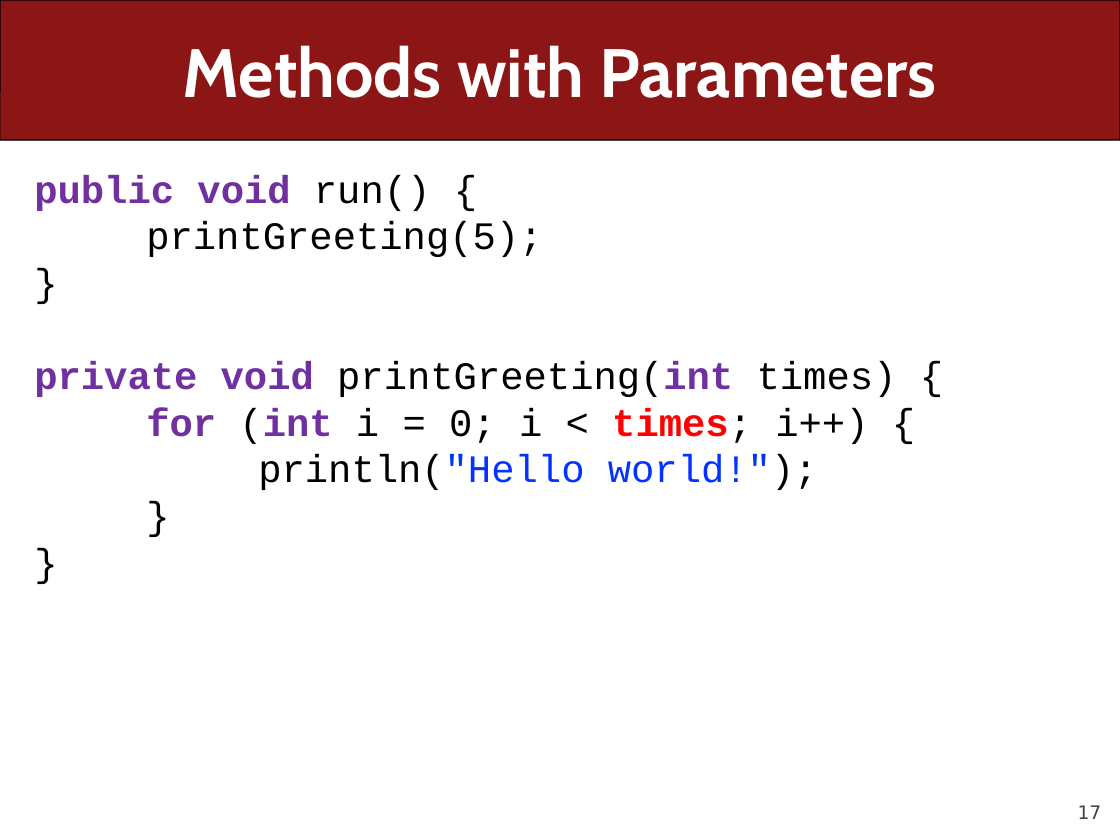
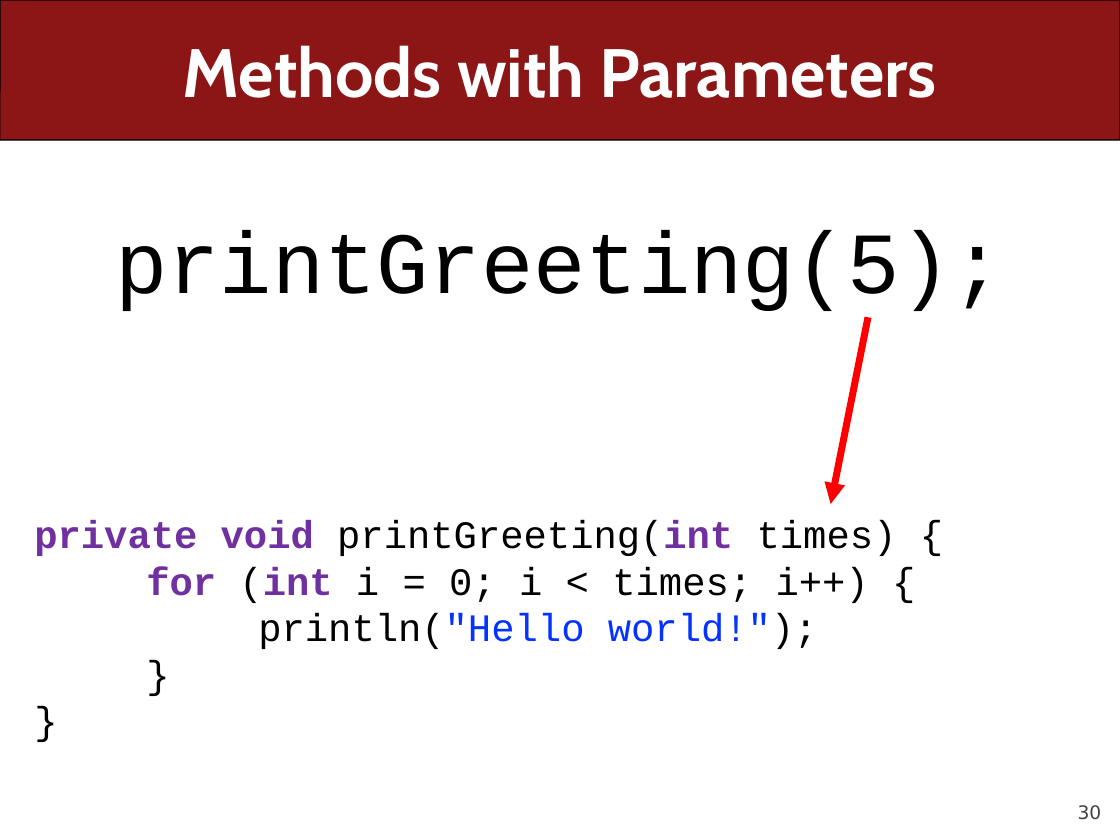
Before and after one commit to ckincaid17/cs106a-summer-2018, a slide deck: slide 30 of WWW/lectures/Lecture7/Lecture7.pptx (slide 17 before the commit). Drawn at 1120x840 pixels with LibreOffice and Linux fonts; fonts in the diff are those of the drawing. Boxes give left, top, right and bottom in pixels: in the first picture for what was removed or moved away, otherwise in the second. Text is boxed around its words. In the diff, an @@ line names an element or a change of style, - is before the commit and + after.

```diff
--- a/WWW/lectures/Lecture7/Lecture7.pptx
+++ b/WWW/lectures/Lecture7/Lecture7.pptx
@@ text at [34,175,542,257]: paragraphs removed @@
-public void run() {
-printGreeting(5);
-}
@@ text added at [115,230,1004,317], 56 pt, text #000000 @@
+printGreeting(5);
@@ arrow added from (868, 317) to (831, 504), #FF0000 4.5 pt @@
@@ text "private void printGreeting(int times) {": place and size @@
-text "private void printGreeting(int times) {" at [34,175,897,490]
+text "private void printGreeting(int times) {" at [34,520,897,649]
@@ text at [146,567,869,603]: text colour #FF0000 to #000000, bold off in "times;" @@
@@ page number at [1078,805,1102,820]: text changed @@
-17
+30
```
Also in this commit, not shown: 10 other slides changed, 108 slides added, 1 slide removed, 1 other file.
